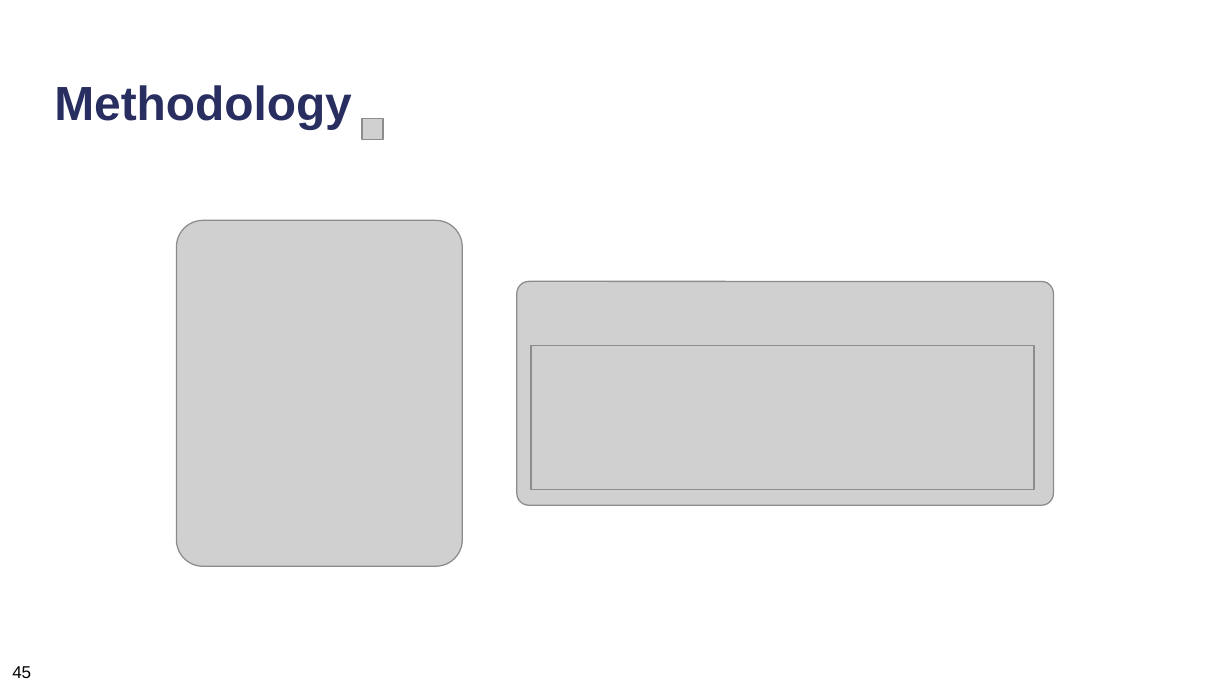
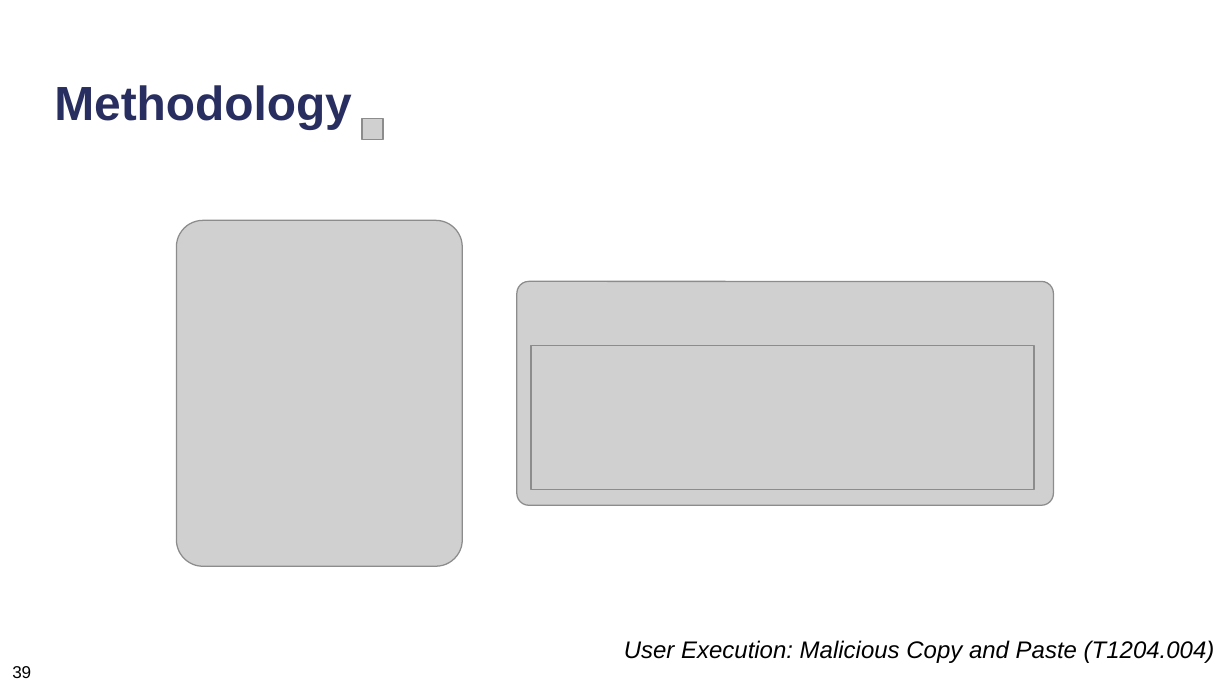
Before and after one commit to neubert-simon/auv-final-report, a slide deck: slide 62 of Final Presentation/ICS_Praesentationsfolien.pptx (slide 63 before the commit). Drawn at 1232x693 pixels with LibreOffice and Linux fonts; fonts in the diff are those of the drawing; grey boxes stand for pictures. Boxes give left, top, right and bottom in pixels: in the first picture for what was removed or moved away, otherwise in the second. Text is boxed around its words. In the diff, an @@ line names an element or a change of style, - is before the commit and + after.

```diff
--- a/Final Presentation/ICS_Praesentationsfolien.pptx
+++ b/Final Presentation/ICS_Praesentationsfolien.pptx
@@ text added at box(624, 640, 1215, 663), 14 pt, text #000000, italic @@
+User Execution: Malicious Copy and Paste (T1204.004)
@@ text at box(12, 666, 31, 678): text changed @@
-45
+39
```
Also in this commit, not shown: 58 other slides changed, 1 slide removed, 5 other files.
